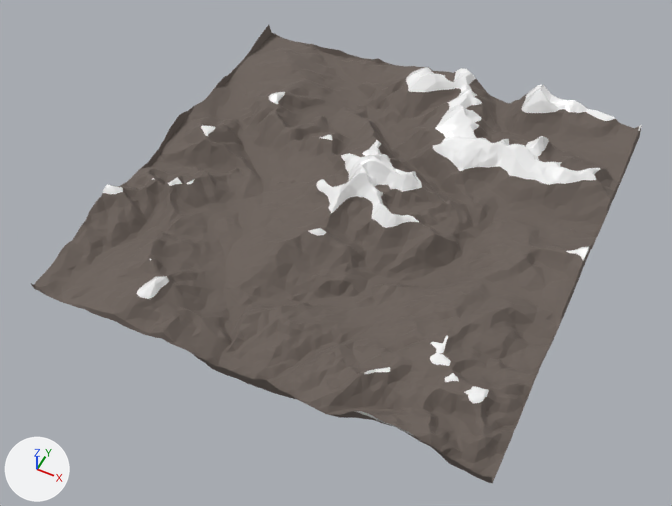
Before and after pictures for a commit that changed the Blender file assets/SM_Terrain.blend.
Camera for both pictures: a camera (50 mm lens) standing at (60.7, -131.7, 148.5) and looking at (-1.2, -7.9, -6.2). The axes (+X, +Y, +Z) are drawn at lower left. The lights are the same throughout.

Names of what the first picture shows: 'SM_Terrain'.
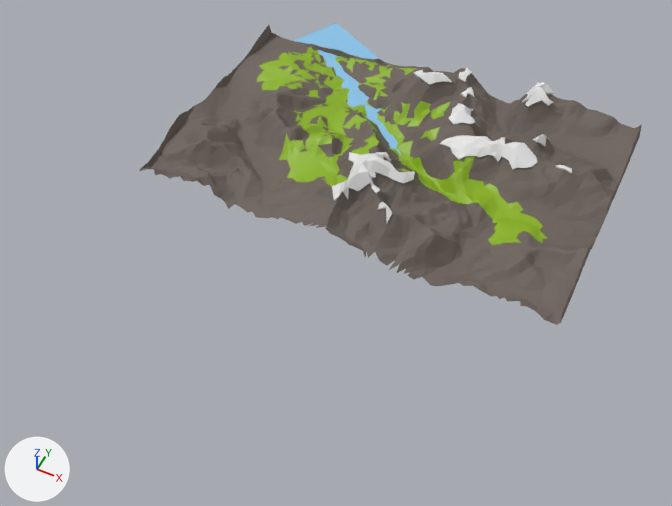
Pixel boxes [x1, y1, x2, y2] of what changed, in the pictures (672 x 506 px):
'SM_Terrain', reshaped (18% narrower, 34% shorter): before [31, 25, 642, 483]; after [139, 25, 642, 325]
'SM_Snow', added: after [332, 68, 572, 222]
'SM_River', added (blue): after [293, 23, 401, 156]
part 1 of me_plane_001, deleted: before [31, 168, 560, 483]
part 2 of me_plane_001, recoloured (white to grey): [139, 41, 642, 325] in both
part 3 of me_plane_001, recoloured (grey to green): [257, 47, 547, 245] in both

The change, as a diff of the scene's bpy script:
```diff
--- a/assets/SM_Terrain.blend.py
+++ b/assets/SM_Terrain.blend.py
@@ mat_m_rock @@
+mat_m_rock = principled_material('M_Rock')
+mat_m_rock.base_color = (0.153, 0.125, 0.107)  # dark grey #6d635c
+mat_m_rock.roughness = 0.75
@@ mat_m_grass @@
+mat_m_grass = principled_material('M_Grass')
+mat_m_grass.base_color = (0.266, 0.462, 0.011)  # green #8db51b
@@ mat_m_river @@
+mat_m_river = principled_material('M_River')
+mat_m_river.base_color = (0.27, 0.568, 0.839)  # blue #8ec7ec
+mat_m_river.roughness = 0.1
@@ mat_m_snow @@
+mat_m_snow = principled_material('M_Snow')
+mat_m_snow.base_color = (0.8, 0.8, 0.8)  # white #e7e7e7
@@ me_plane_001 @@
 # used by ob_sm_terrain; location = (0.0, 0.0, 0.0)
-me_plane_001.from_pydata(...)  # 5084 vertices, 9575 faces; spans x -50.1..50.1, y -50.1..50.1, z -1.3..10.4
+me_plane_001.from_pydata(...)  # 3053 vertices, 5679 faces; spans x -50.1..50.1, y -12.8..50.1, z -0.6..10.4
+# me_plane_001 part 1: 2031 vertices removed from x -50.1..50.1, y -50.1..-12.1, z -1.3..7.5
+# me_plane_001 part 2: 4707 faces spanning x -50.1..50.1, y -12.8..50.1, z -0.6..10.4 switch from mat_m_terrain to mat_m_rock (dark grey #6d635c)
+# me_plane_001 part 3: 972 faces spanning x -44.3..40.7, y -1.6..50.0, z -0.2..8.0 switch from mat_m_terrain to mat_m_grass (green #8db51b)
@@ me_plane @@
+me_plane.from_pydata([(-1.0, -1.0, 0.0), (1.0, -1.0, 0.0), (-1.0, 1.0, 0.0), (1.0, 1.0, 0.0)], [], [(0, 1, 3, 2)])
+me_plane.materials.append(mat_m_river)  # blue #8ec7ec
@@ me_plane_002 @@
+me_plane_002.from_pydata(...)  # 282 vertices, 355 faces; spans x -6.5..40.0, y -6.0..50.0, z 5.4..10.4
+me_plane_002.materials.append(mat_m_snow)  # white #e7e7e7
@@ ob_sm_river @@
+ob_sm_river = bpy.data.objects.new('SM_River', me_plane)
+ob_sm_river.location = (-7.8, 33.4, 0.0)
+ob_sm_river.rotation_euler = (0.0, 0.0, 1.086)  # degrees (0, 0, 62)
+ob_sm_river.scale = (12.6, 39.2, 14.1)
@@ ob_sm_snow @@
+ob_sm_snow = bpy.data.objects.new('SM_Snow', me_plane_002)
+ob_sm_snow.location = (0.0, 0.0, 0.0)
+_m = ob_sm_snow.modifiers.new('Solidify', 'SOLIDIFY')
+_m.solidify_mode = 'NON_MANIFOLD'
+_m.thickness = -0.4
```
